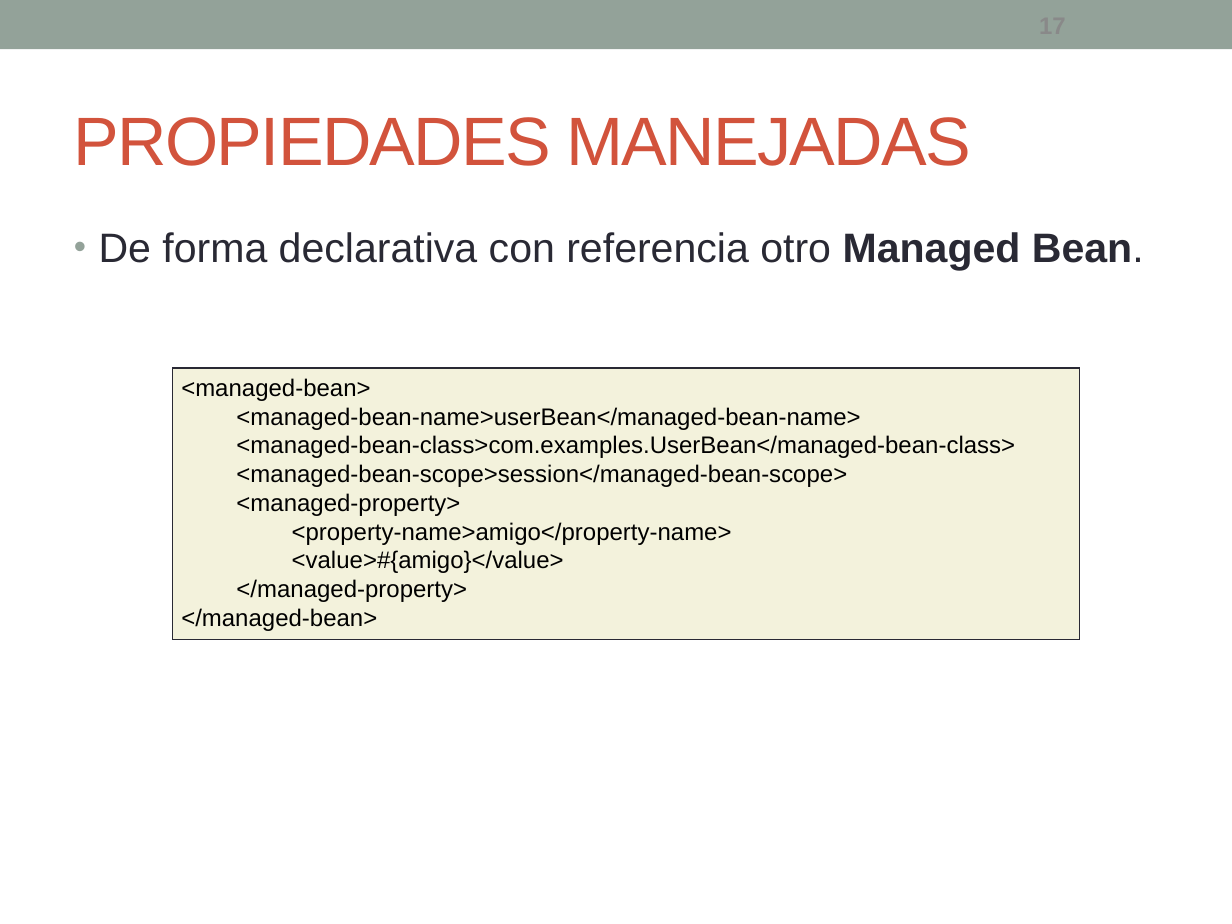
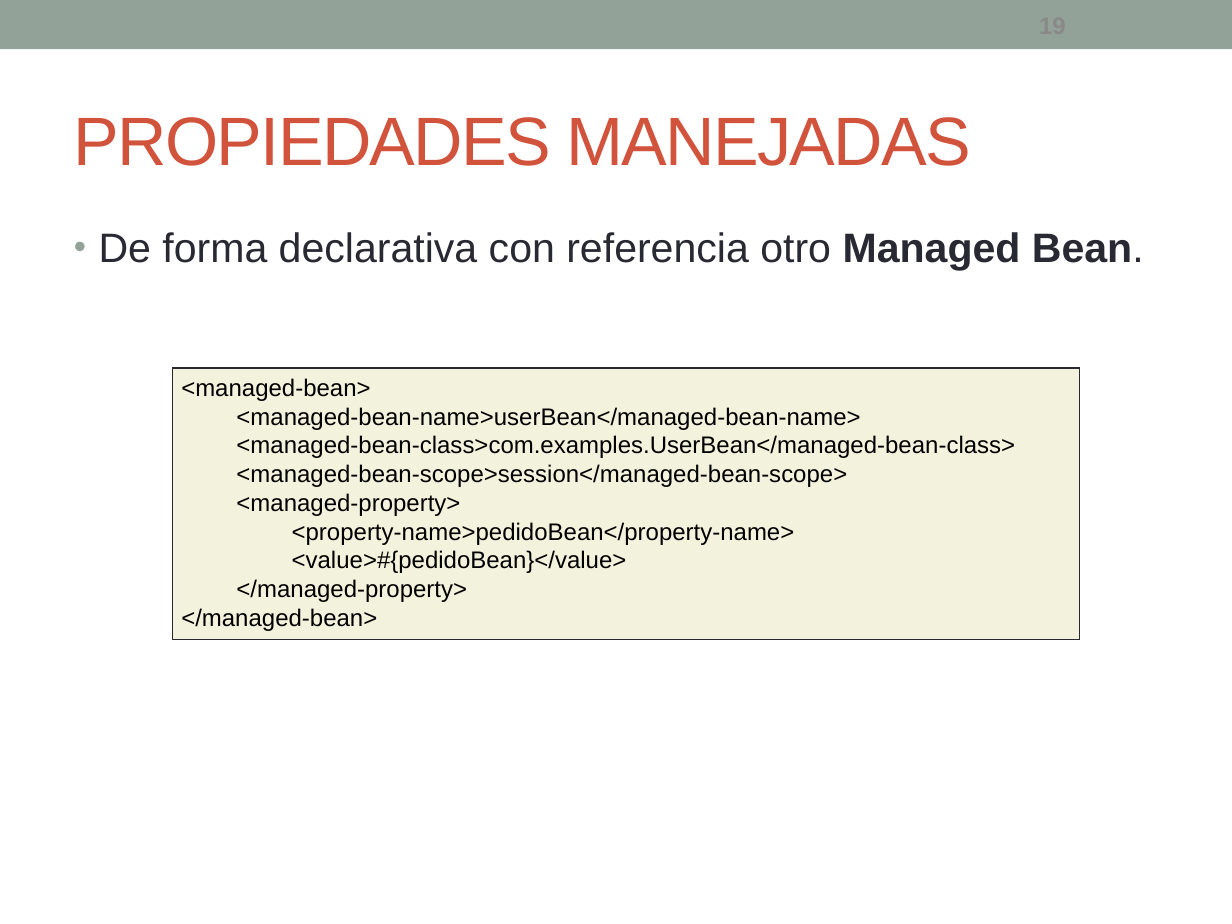
Before and after one commit to fdepablo/WsCursoJavaEE, a slide deck: slide 19 of _18_JSF/powerpoint/JSF - 3 - ManagedBean.pptx (slide 17 before the commit). Drawn at 1232x924 pixels with LibreOffice and Linux fonts; fonts in the diff are those of the drawing. Boxes give left, top, right and bottom in pixels: in the first picture for what was removed or moved away, otherwise in the second. Text is boxed around its words. In the diff, an @@ line names an element or a change of style, - is before the commit and + after.

```diff
--- a/_18_JSF/powerpoint/JSF - 3 - ManagedBean.pptx
+++ b/_18_JSF/powerpoint/JSF - 3 - ManagedBean.pptx
@@ text in rectangle at (292,522,795,573): text changed @@
-<property-name>amigo</property-name>
-<value>#{amigo}</value>
+<property-name>pedidoBean</property-name>
+<value>#{pedidoBean}</value>
```
Also in this commit, not shown: 14 other slides changed, 2 slides added, 8 other files.
